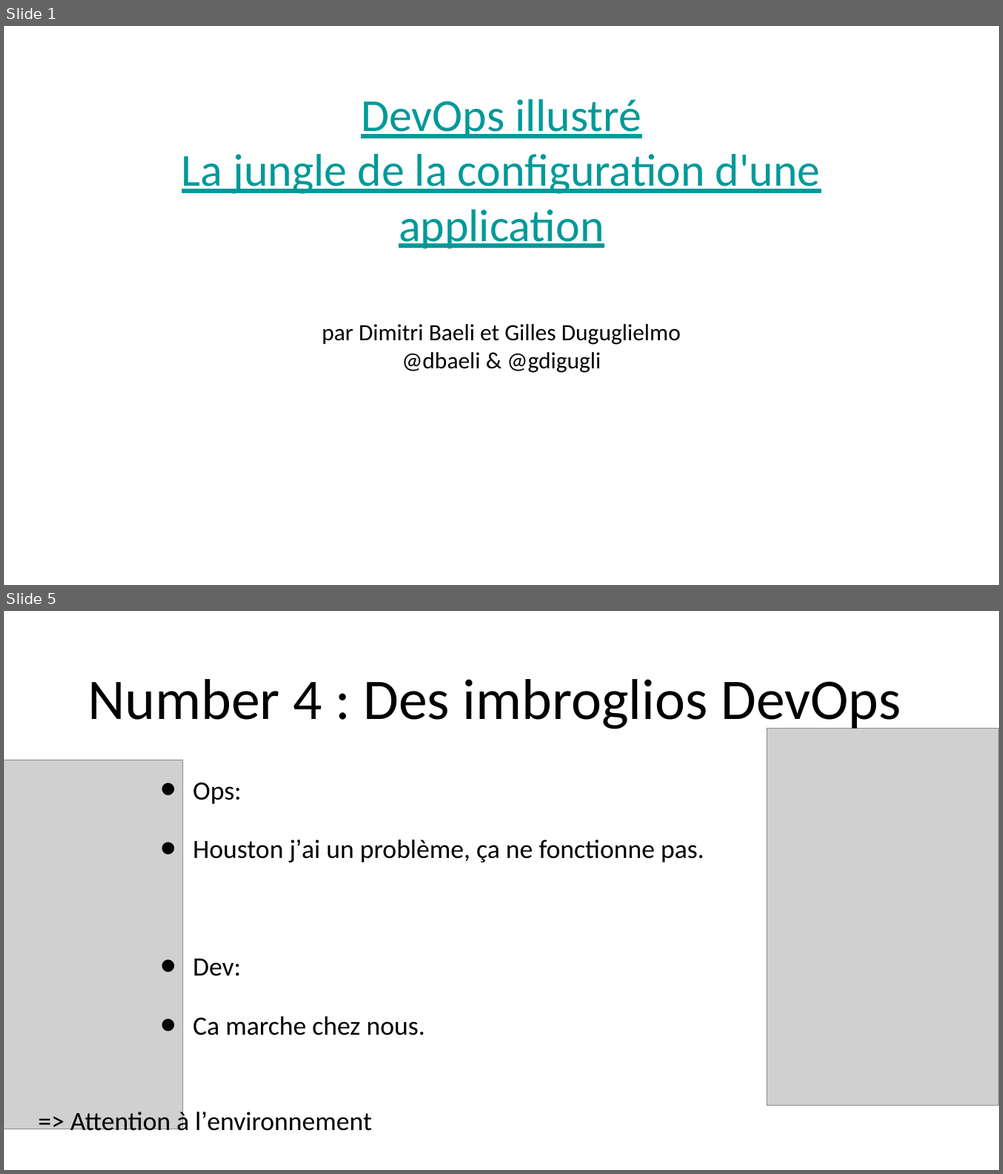
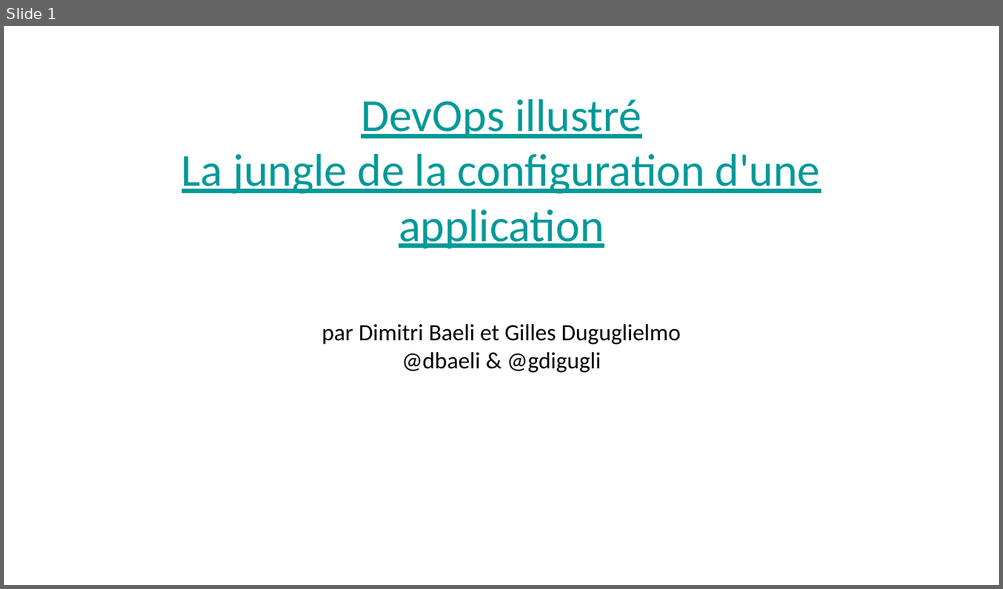
Before and after one commit to dbaeli/conf4j, a slide deck: Devops_Configuration_Jungle_Devoxx_FR_2012.pptx. Shown one above the other, each under a label of ours: slides 1 and 5 before the commit, slide 1 after it; the slides between them are not shown. The pictures are 1003x1174 and 1003x589 pixels, drawn with LibreOffice and Linux fonts; fonts in the diff are those of the drawing; grey boxes stand for pictures; background and template pictures are left out. Boxes give left, top, right and bottom in pixels: in the first picture for what was removed or moved away, otherwise in the second. Text is boxed around its words. In the diff, an @@ line names an element or a change of style, - is before the commit and + after.

```diff
--- a/Devops_Configuration_Jungle_Devoxx_FR_2012.pptx
+++ b/Devops_Configuration_Jungle_Devoxx_FR_2012.pptx
@@ slide 5 removed at (4,611,999,1170), background picture (left out) @@
@@ text removed at (88,679,900,732) @@
-Number 4 : Des imbroglios DevOps
@@ picture removed at (766,729,997,1106) @@
@@ picture removed at (4,760,182,1130) @@
@@ text removed at (193,783,704,1036) @@
-  • Ops:
-  • Houston j’ai un problème, ça ne fonctionne pas.
-  • Dev:
-  • Ca marche chez nous.
@@ text removed at (71,1108,372,1137) @@
-  => Attention à l’environnement
@@ page number removed at (980,1153,998,1170) @@
-5
```
Also in this commit, not shown: 2 slides changed, 12 slides added, 11 other slides removed, 5 other files.
